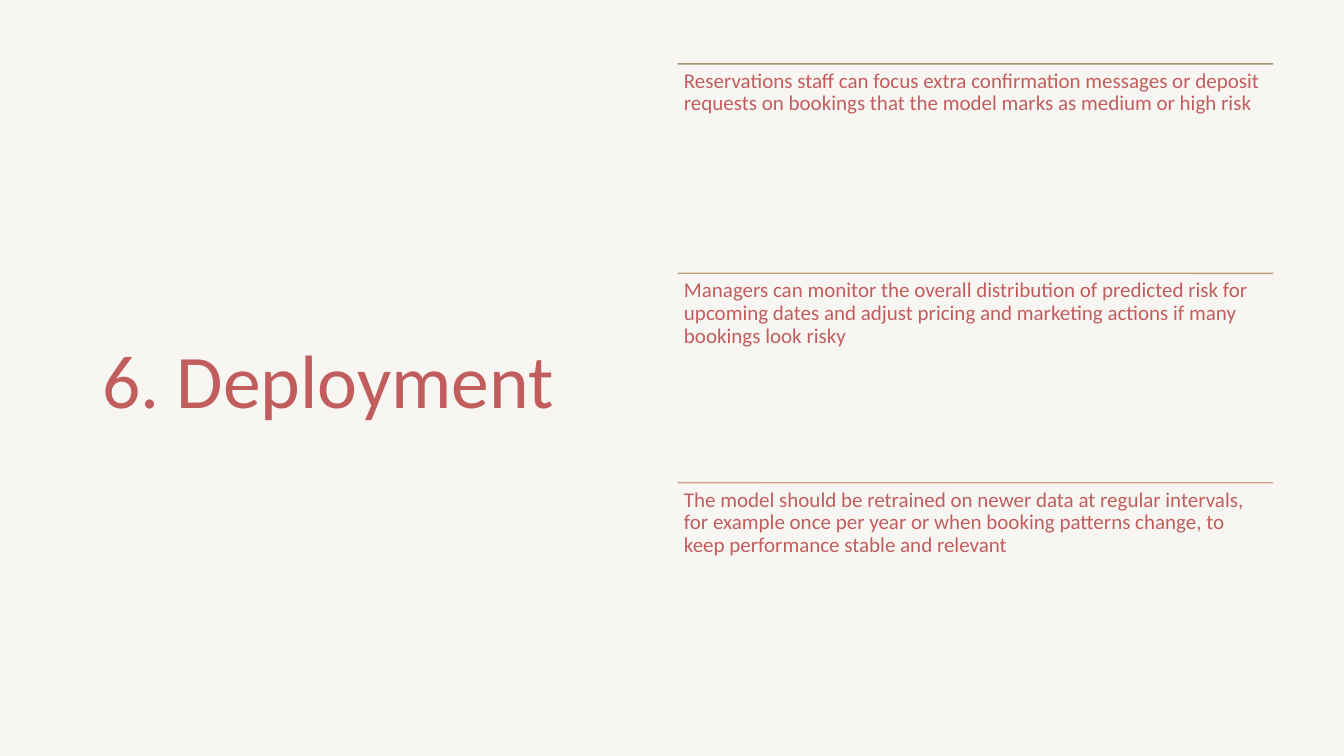
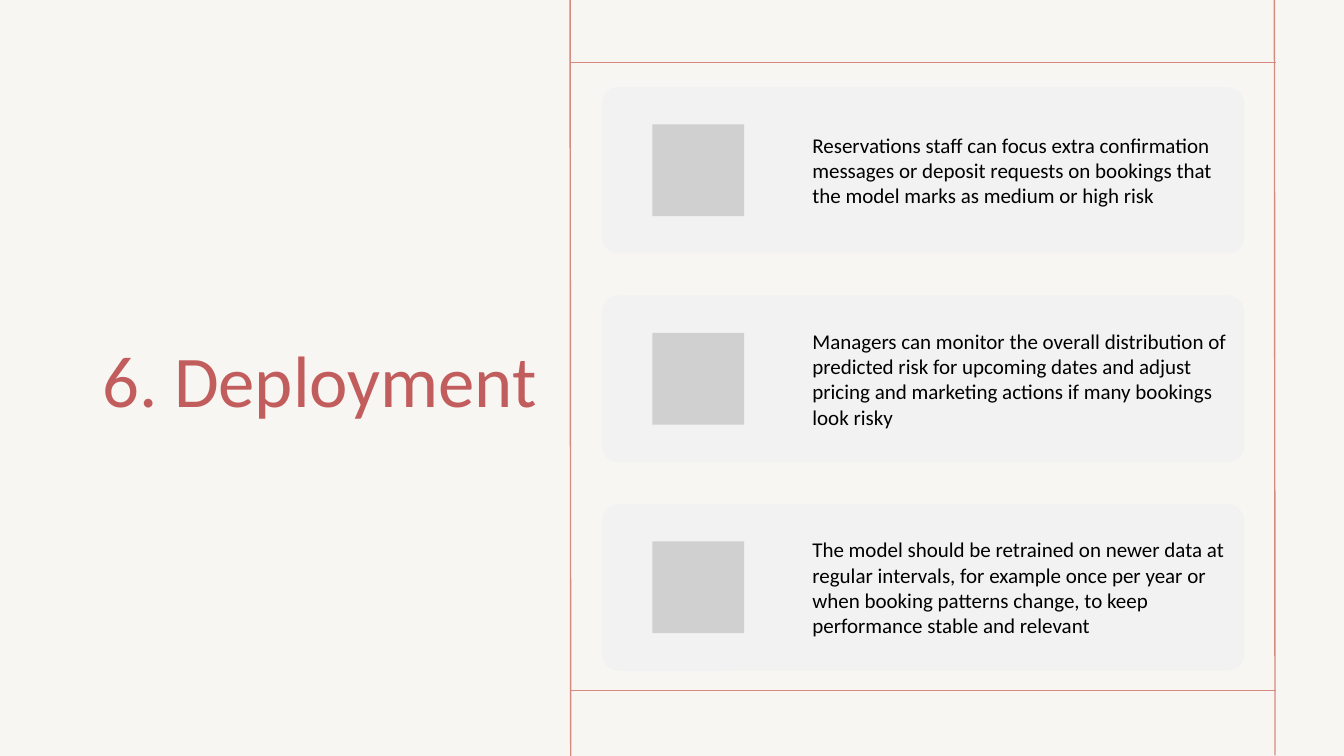
Before and after one commit to akvanaparthy/DAML-Project-Group-3, a slide deck: slide 20 of DAML Group 3 Final.pptx (slide 14 before the commit). Drawn at 1344x756 pixels with LibreOffice and Linux fonts; fonts in the diff are those of the drawing; grey boxes stand for pictures. Boxes give left, top, right and bottom in pixels: in the first picture for what was removed or moved away, otherwise in the second. Text is boxed around its words. In the diff, an @@ line names an element or a change of style, - is before the commit and + after.

```diff
--- a/DAML Group 3 Final.pptx
+++ b/DAML Group 3 Final.pptx
@@ line added from (571, 0) to (571, 756), #D8897E 1 pt @@
@@ line added from (1274, 0) to (1275, 755), #D8897E 1 pt @@
@@ title "6. Deployment" at (102,356,537,419): size 54 to 52 pt @@
@@ line moved from (678, 64) - (1273, 64) to (571, 63) - (1276, 63) @@
@@ line (571, 63) - (1276, 63): stroke #A4976B 1 pt to #D8897E 1 pt @@
@@ text colour #C25D5D to #000000; line spacing 0.9 to 1; vertical alignment top to middle in 3 elements at (812,542,1224,637), (812,334,1225,429), (812,138,1212,207) @@
@@ text "Reservations staff can focus extra ...": place and size @@
-text "Reservations staff can focus extra ..." at (684,73,1259,114)
+text "Reservations staff can focus extra ..." at (812,138,1212,207)
@@ line removed from (678, 273) to (1273, 273) @@
@@ text "Managers can monitor the overall ...": place and size @@
-text "Managers can monitor the overall ..." at (684,282,1247,347)
+text "Managers can monitor the overall ..." at (812,334,1225,429)
@@ line removed from (678, 483) to (1273, 483) @@
@@ text "The model should be retrained ...": place and size @@
-text "The model should be retrained ..." at (684,492,1243,556)
+text "The model should be retrained ..." at (812,542,1224,637)
@@ group added at (602,87,1244,670): 3 rounded rectangles, 3 pictures @@
@@ line added from (571, 691) to (1276, 691), #D8897E 1 pt @@
```
Also in this commit, not shown: 8 other slides changed, 12 slides added, 2 slides removed, 4 other files.
